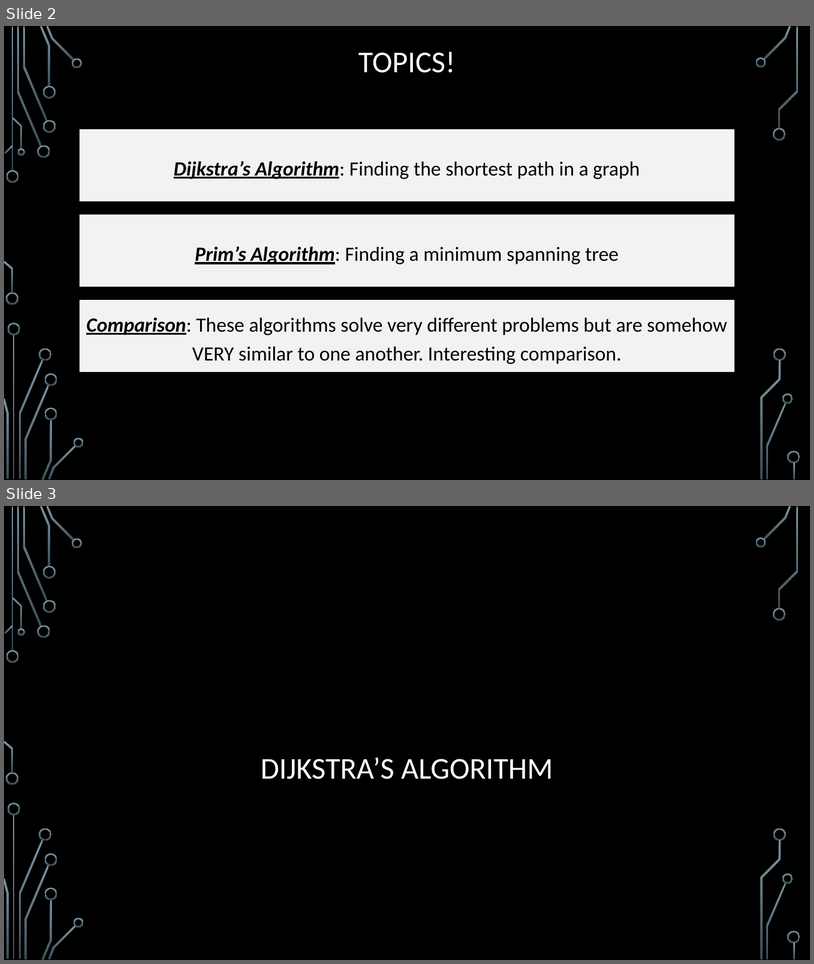
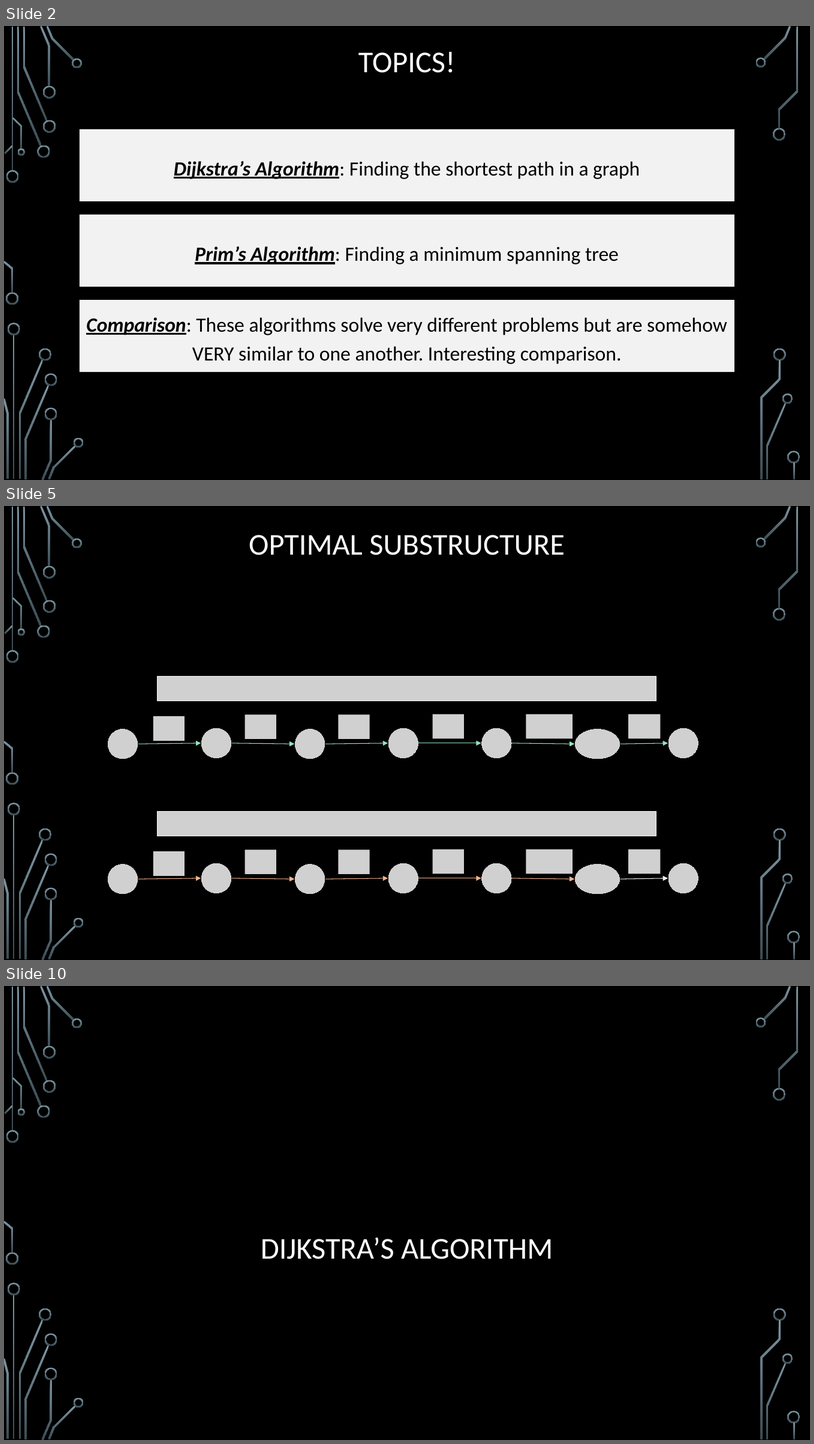
Before and after one commit to markfloryan/dsa2, a slide deck: slides/03-2-DijkstraAndPrim.pptx. Shown one above the other, each under a label of ours: slides 2 and 3 before the commit, slides 2, 5 and 10 after it; the slides between them are not shown. The pictures are 814x964 and 814x1444 pixels, drawn with LibreOffice and Linux fonts; fonts in the diff are those of the drawing; grey boxes stand for pictures; background and template pictures are left out. Boxes give left, top, right and bottom in pixels: in the first picture for what was removed or moved away, otherwise in the second. Text is boxed around its words. In the diff, an @@ line names an element or a change of style, - is before the commit and + after.

```diff
--- a/slides/03-2-DijkstraAndPrim.pptx
+++ b/slides/03-2-DijkstraAndPrim.pptx
@@ slide 5 added at box(4, 506, 810, 960), background picture (left out); not listed: 36 template elements that a slide beside it also shows @@
@@ title added at box(249, 535, 565, 555), 36 pt, text #FFFFFF @@
+OPTIMAL SUBSTRUCTURE
@@ picture added at box(158, 676, 657, 700) @@
@@ group added at box(107, 714, 699, 759): 13 pictures, 6 arrows @@
@@ picture added at box(158, 811, 657, 835) @@
@@ group added at box(107, 849, 699, 894): 13 pictures, 6 arrows @@
@@ what was slide 3 is now slide 10 @@
```
Also in this commit, not shown: 8 slides changed, 11 other slides added, 1 other file.
